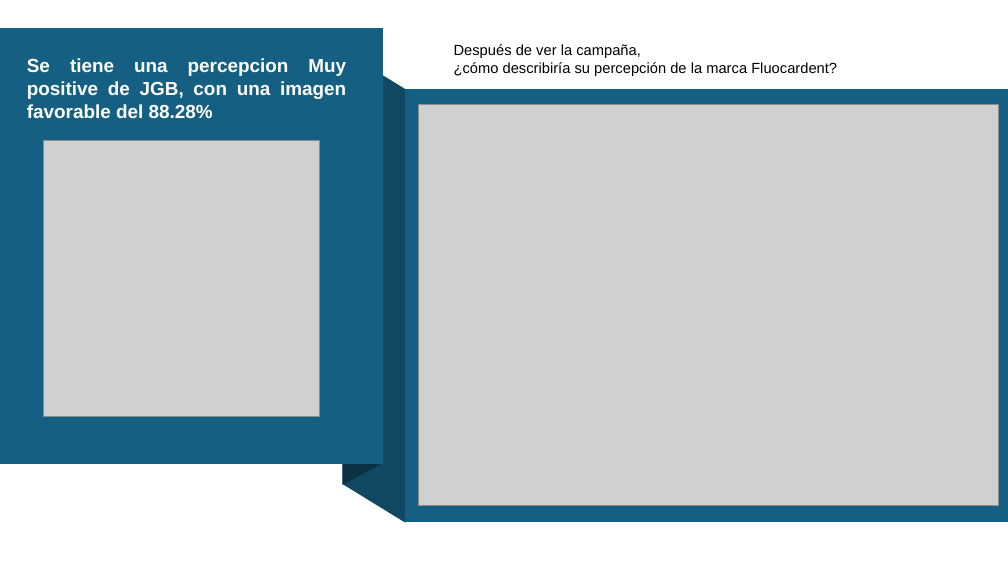
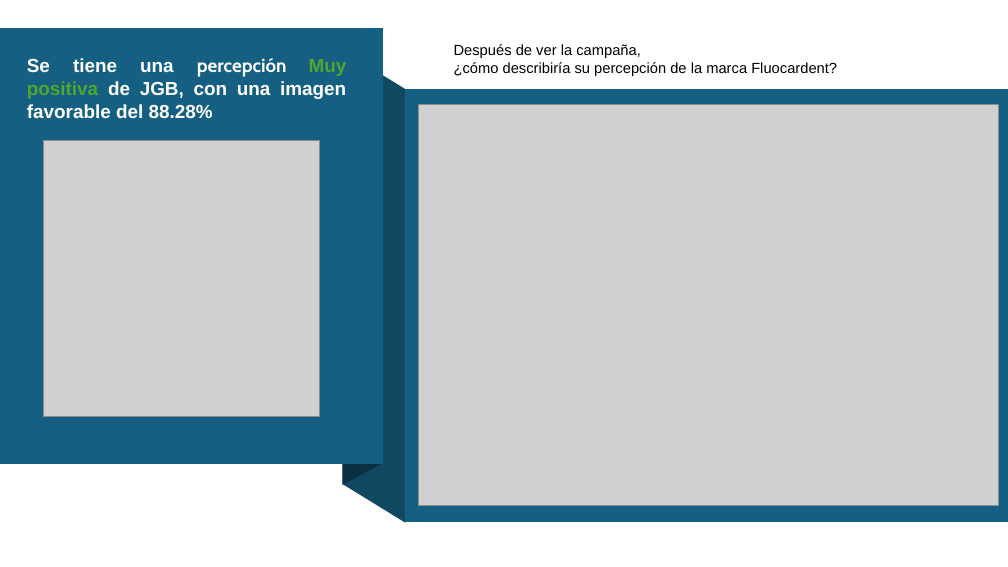
Before and after one commit to cesarsaa/MindLabs, a slide deck: slide 7 of FluoCardent/4.Documents/Informe_preliminar.pptx. Drawn at 1008x567 pixels with LibreOffice and Linux fonts; fonts in the diff are those of the drawing; grey boxes stand for pictures. Boxes give left, top, right and bottom in pixels: in the first picture for what was removed or moved away, otherwise in the second. Text is boxed around its words. In the diff, an @@ line names an element or a change of style, - is before the commit and + after.

```diff
--- a/FluoCardent/4.Documents/Informe_preliminar.pptx
+++ b/FluoCardent/4.Documents/Informe_preliminar.pptx
@@ text at [27,58,347,118]: text changed @@
-Se tiene una percepcion Muy positive de JGB, con una imagen favorable del 88.28%
+Se tiene una percepción Muy positiva de JGB, con una imagen favorable del 88.28%
```
Also in this commit, not shown: 2 other slides changed, 2 other files.
